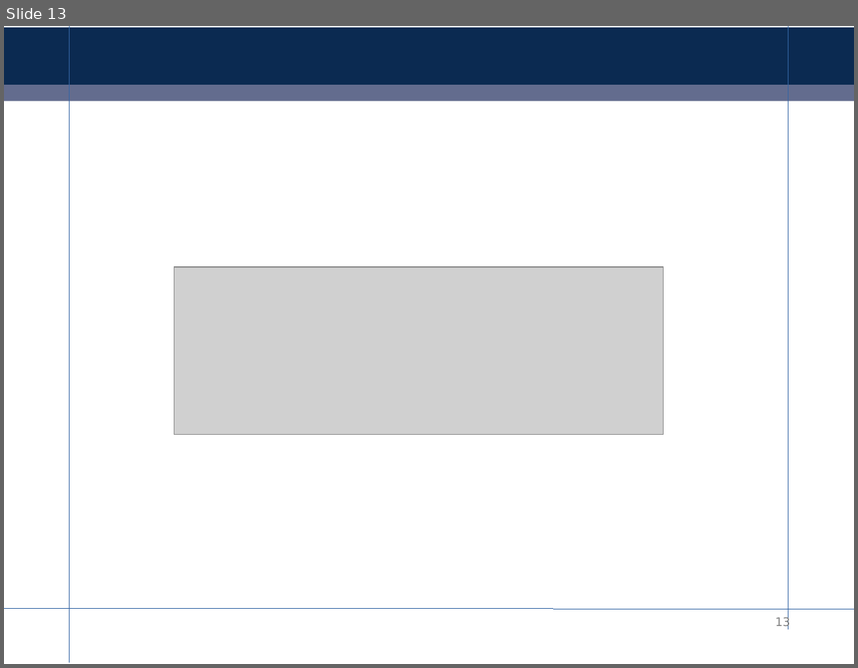
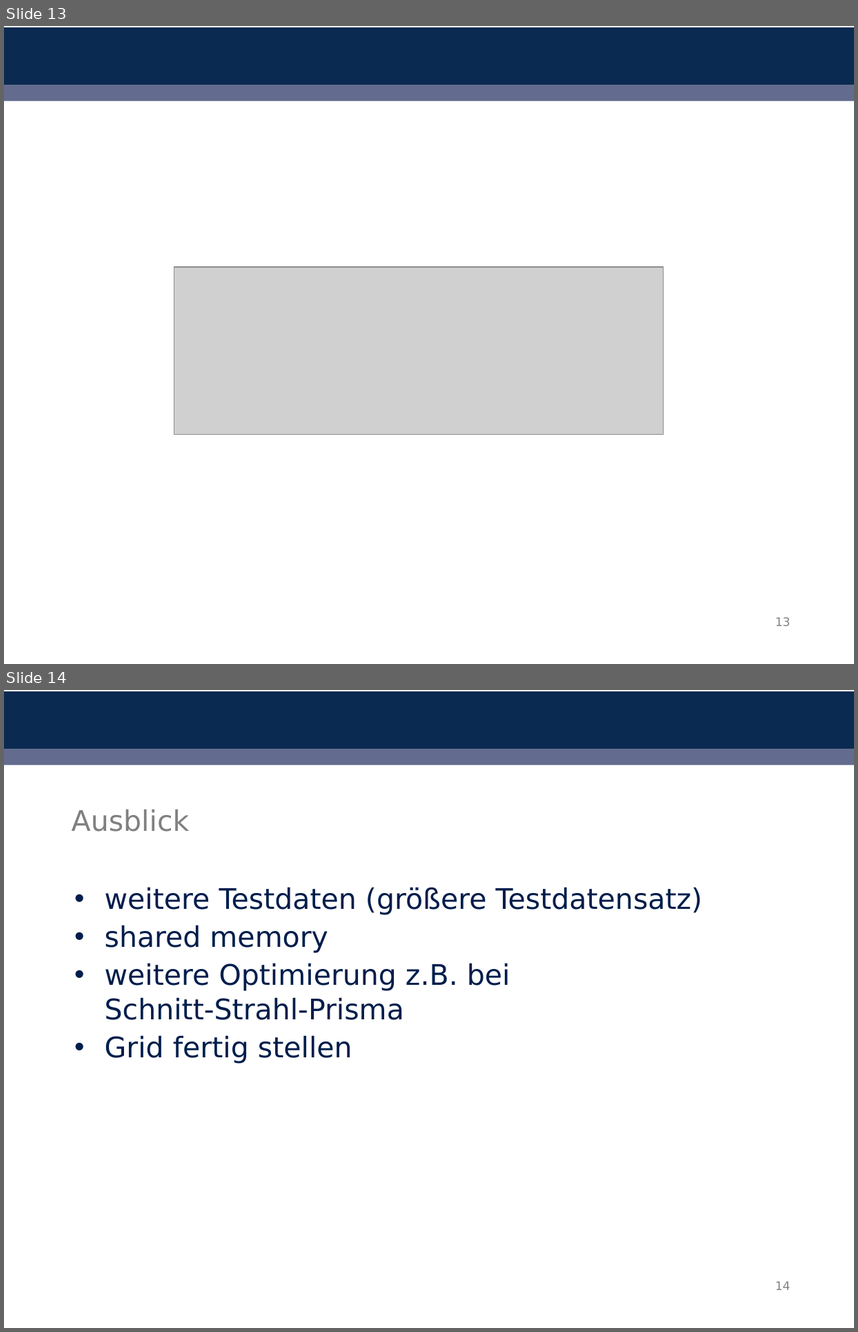
Before and after one commit to ComputationalRadiationPhysics/haseongpu, a slide deck: literature/Praesentation/abschlusspraesentation.odp. Shown one above the other, each under a label of ours: slide 13 before the commit, slides 13 and 14 after it. The pictures are 858x668 and 858x1332 pixels, drawn with LibreOffice and Linux fonts; fonts in the diff are those of the drawing; grey boxes stand for pictures; background and template pictures are left out. Boxes give left, top, right and bottom in pixels: in the first picture for what was removed or moved away, otherwise in the second. Text is boxed around its words. In the diff, an @@ line names an element or a change of style, - is before the commit and + after.

```diff
--- a/literature/Praesentation/abschlusspraesentation.odp
+++ b/literature/Praesentation/abschlusspraesentation.odp
@@ slide 14 added at <box>4,690,854,1328</box>, background #FFFFFF; not listed: 2 template elements that a slide beside it also shows @@
@@ title added at <box>72,809,190,831</box>, 24 pt, text #808080 @@
+Ausblick
@@ text added at <box>105,887,703,1063</box>, 24 pt, text #001D4B @@
+• weitere Testdaten (größere Testdatensatz)
+• shared memory
+• weitere Optimierung z.B. bei Schnitt‑Strahl‑Prisma
+• Grid fertig stellen
@@ page number added at <box>775,1281,791,1290</box>, 10 pt, text #808080 @@
+14
@@ slide 13 changed as well @@
@@ line removed from (70, 26) to (70, 662) @@
@@ line removed from (788, 26) to (788, 628) @@
@@ line removed from (4, 608) to (854, 608) @@
```
Also in this commit, not shown: 12 other slides changed, 1 other file.
